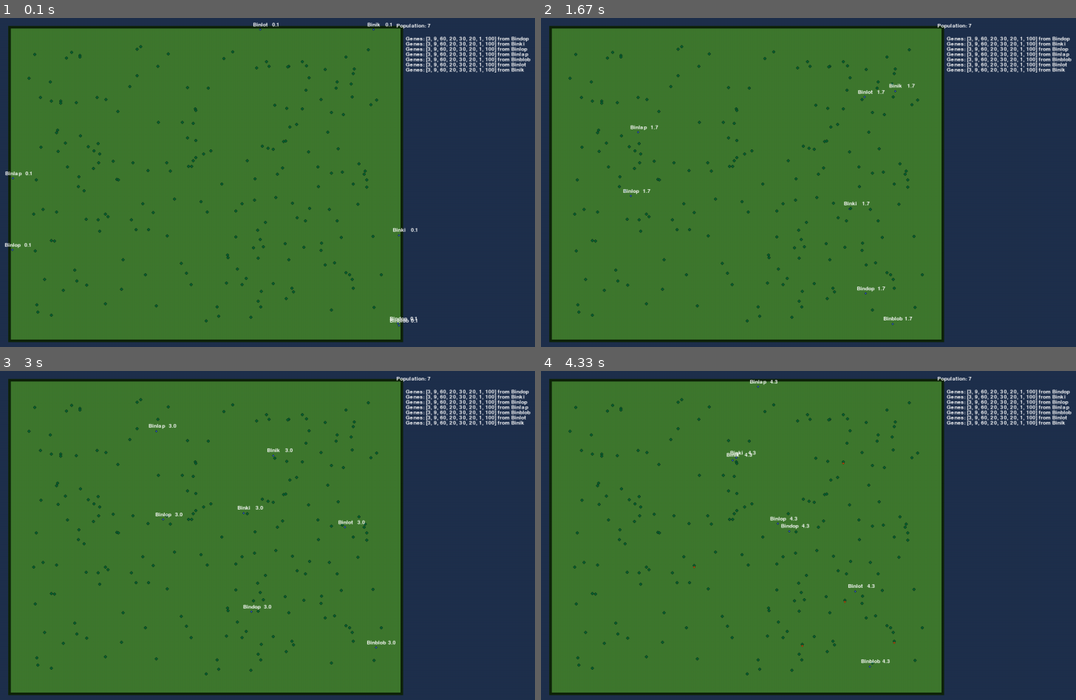
Above: before the commit, frames 1-4 (two rows, left to right).
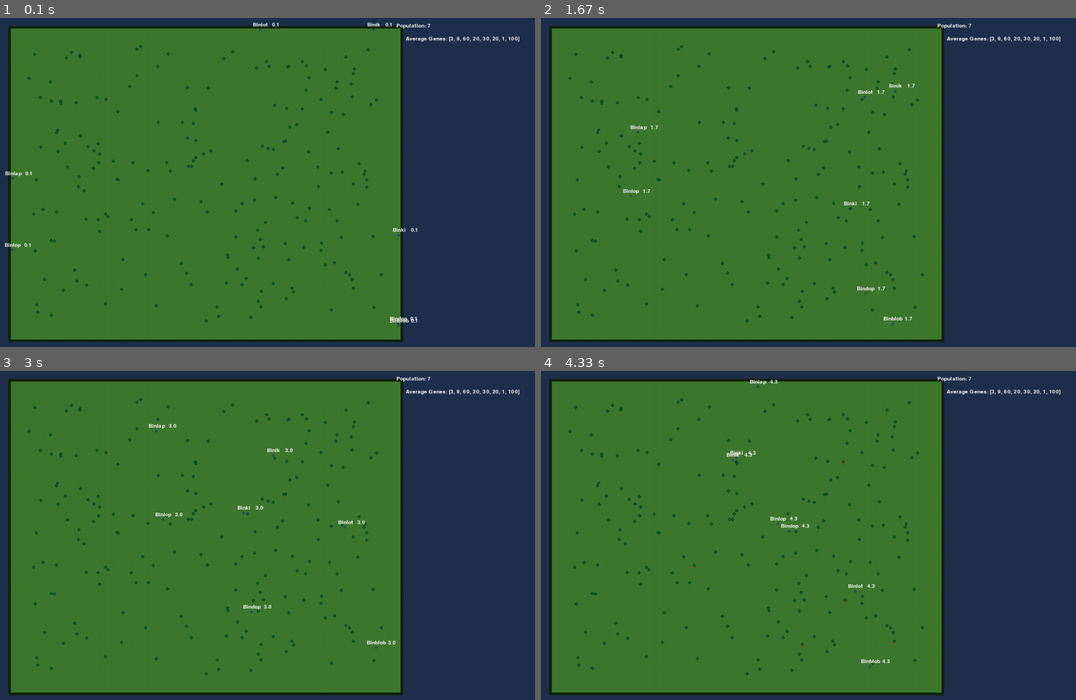
Above: after the commit, the same moments.

Repository: Quartef12345/Natural-Selection-Simulation
Game: pygame game, started from main.py
The game is run twice, just before and just after one commit, with the same random seed, the same clock (stepped at 60 frames per second) and the same inputs.
Inputs:
- Up to frame 1 (0.1 s): no input
- Up to frame 2 (1.67 s): no input
- Up to frame 3 (3 s): no input
- Up to frame 4 (4.33 s): no input

The runs differ from the first frame. In frame 1, 1.3% of the frame differs, in the area x 75-100%, y 5-17%; in frame 2, 1.3%; in frame 3, 1.3%; in frame 4, 1.3%.

Commit message:
Render Average Genes
First fully functionally and visually version

Diff:
--- a/render.py
+++ b/render.py
@@ -71,6 +71,12 @@
 
 def renderUtilities(bins, bushes, grid, surface):
 
+        average_genes = []
+
+        if len(bins) > 0:
+            for i in range(len(bins[0].genes)):
+                 average_genes.append(0)
+
         for bin in bins:
             if state.RENDER_AWARENESS:
                 pygame.draw.circle(surface, "#FFFFFF", (grid[0] + bin.position[0], grid[1] + bin.position[1]), state.STARTING_AWARENESS, 1)
@@ -126,3 +132,21 @@
                 genes_surface = genes_text.get_rect()
                 genes_surface.topleft = (grid[0] + grid[2] + 5, state.GRID_Y + 20 + 10 * bins.index(bin))
                 surface.blit(genes_text, genes_surface)
+
+            if state.RENDER_AVERAGE_GENES:
+                 for i in range(len(bin.genes)):
+                      average_genes[i] += bin.genes[i]
+
+        if state.RENDER_AVERAGE_GENES:
+
+                for i in range(len(average_genes)):
+                     average_genes[i] = average_genes[i] / len(bins)
+                clean_floats = [f"{gene:.3f}".rstrip('0').rstrip('.') if '.' in f"{gene:.3f}" else f"{gene:.3f}" for gene in average_genes]
+
+                average_genes_string = "[" + ", ".join(clean_floats) + "]"
+
+                # 3. Render the clean string
+                average_genes_text = grid_font.render(f"Average Genes: {average_genes_string}", True, "#FFFFFF")
+                average_genes_surface = average_genes_text.get_rect()
+                average_genes_surface.topleft = (grid[0] + grid[2] + 5, state.GRID_Y + 20)
+                surface.blit(average_genes_text, average_genes_surface)
--- a/state.py
+++ b/state.py
@@ -17,7 +17,8 @@
 RENDER_ENERGY = False
 RENDER_HORMONES = False
 RENDER_AWARENESS = False
-RENDER_GENES = True
+RENDER_GENES = False
+RENDER_AVERAGE_GENES = True
 
 #bush constants
 BUSH_RADIUS = 3
@@ -85,9 +86,11 @@
 
 #Energy and Genes
 STARTING_ENERGY  = 100
-MUTATION_CHANCE = 0.3
-MIN_MUTATION_VARIANCE = 0.9
-MAX_MUTATION_VARIANCE = 1.1
+MUTATION_CHANCE = 0.8
+MIN_MUTATION_VARIANCE = 0.95
+MAX_MUTATION_VARIANCE = 1.05
+
+
 
 #Simulation Constants
 BUSH_AMOUNT = 200
